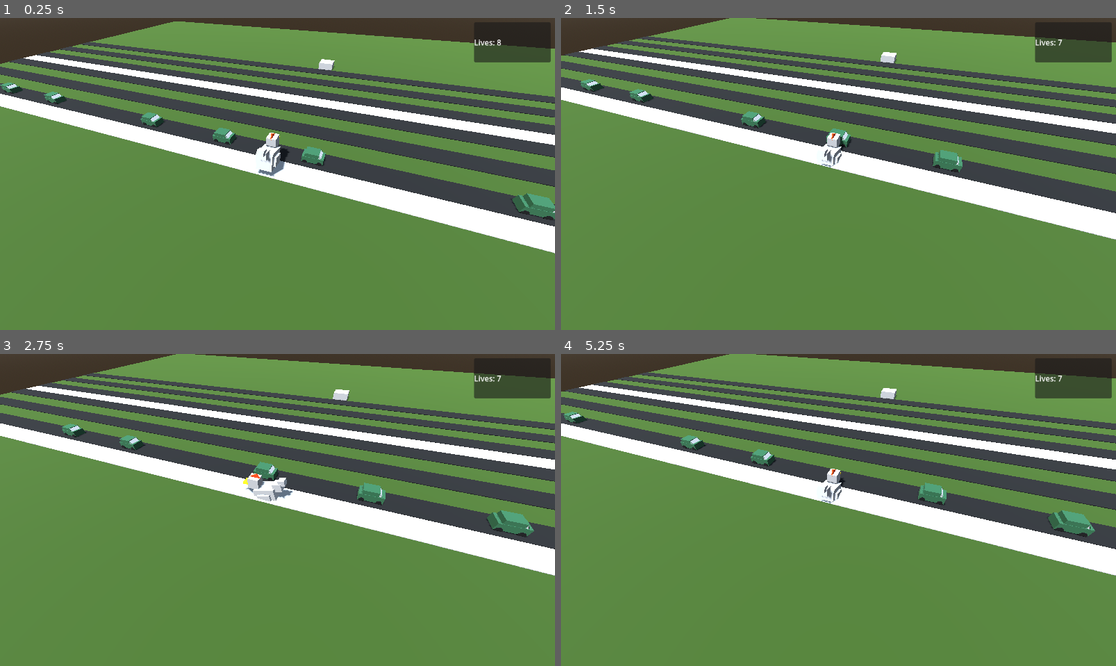
Above: before the commit, frames 1-4 (two rows, left to right).
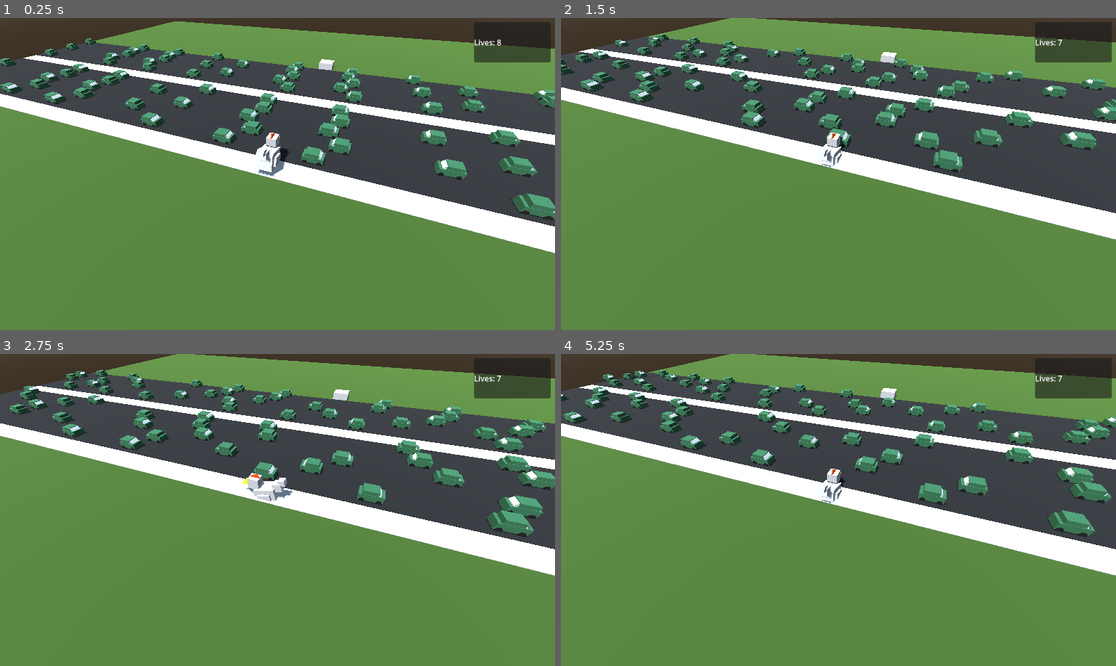
Above: after the commit, the same moments.

Repository: Wyatt-Hart/danger-xing
Game: Godot game, scene res://Main/Main.tscn
Same seed, same stepped clock (60 frames per second), same inputs: the game is played once before the commit and once after it.
Inputs:
- Up to frame 1 (0.25 s): no input
- Up to frame 2 (1.5 s): hold W (move_forward) from 0.53 s (still down)
- Up to frame 3 (2.75 s): release W (move_forward) at 2.03 s; hold A (move_left) from 2.03 s (still down)
- Up to frame 4 (5.25 s): release A (move_left) at 3.53 s; hold S (move_backward) 3.53-4.28 s; hold D (move_right) 4.28-5.03 s; hold W (move_forward) from 5.03 s (still down)

The runs differ from the first frame. In frame 1, 13% of the frame differs, in the area x 0-100%, y 6-60%; in frame 2, 13%; in frame 3, 13%; in frame 4, 13%.

Commit message:
Exposed speed_limit on Lane scene

Diff:
--- a/Code/Chicken/Chicken.gd
+++ b/Code/Chicken/Chicken.gd
@@ -16,22 +16,24 @@
 
 func on_collision(area: Area3D):
 	if area is Goal:
+		respawn()
 		print("Goal!!!!")
 
 	if area is Car:
-		print("Dead :(")
 		killed()
 
 func killed():
 	if lives <= 0:
-		print("GAME OVER!")
 		lives_ui.visible = false
 		gameover_ui.visible = true
 		pass
+	respawn()
+	lives -= 1
+	lives_ui.text = "Lives: " + str(lives)
+
+func respawn():
 	position = Vector3.ZERO
 	mesh.rotation_degrees.y = 0
-	lives -= 1
-	lives_ui.text = "Lives: " + str(lives)
 
 
 func _process(delta: float) -> void:
--- a/Code/Lane/Lane.gd
+++ b/Code/Lane/Lane.gd
@@ -1,6 +1,7 @@
 extends MeshInstance3D
 class_name Lane
 
-var speed_limit = 2.0 # m/s
+@export var speed_limit = 2.0 # m/s
+
 var spawn_point = -25 # X units
 var despawn_point = 25 # X  units
--- a/Code/Main/Main.tscn
+++ b/Code/Main/Main.tscn
@@ -23,11 +23,6 @@
 
 [sub_resource type="BoxMesh" id="BoxMesh_ps1la"]
 
-[sub_resource type="StandardMaterial3D" id="StandardMaterial3D_83ytx"]
-albedo_color = Color(0.076041035, 0.076041035, 0.076041035, 1)
-
-[sub_resource type="BoxMesh" id="BoxMesh_amygn"]
-
 [sub_resource type="BoxMesh" id="BoxMesh_83ytx"]
 size = Vector3(50, 0.13, 1)
 
@@ -79,30 +74,283 @@
 [node name="Car9" parent="Lane" unique_id=1929888406 instance=ExtResource("4_ps1la")]
 transform = Transform3D(1.3113416e-07, 0, 1, 0, 0.9999999, 0, -1, 0, 1.3113416e-07, 16, 0, -8.34465e-07)
 
-[node name="Lane2" type="MeshInstance3D" parent="." unique_id=83908664]
-transform = Transform3D(50, 0, 0, 0, 0.15, 0, 0, 0, 1, 0, 0, 3)
-material_override = SubResource("StandardMaterial3D_83ytx")
-mesh = SubResource("BoxMesh_amygn")
-
-[node name="Lane3" type="MeshInstance3D" parent="." unique_id=548283402]
-transform = Transform3D(50, 0, 0, 0, 0.15, 0, 0, 0, 1, 0, 0, 5)
-material_override = SubResource("StandardMaterial3D_83ytx")
-mesh = SubResource("BoxMesh_amygn")
-
-[node name="Lane4" type="MeshInstance3D" parent="." unique_id=339582056]
-transform = Transform3D(50, 0, 0, 0, 0.15, 0, 0, 0, 1, 0, 0, 7)
-material_override = SubResource("StandardMaterial3D_83ytx")
-mesh = SubResource("BoxMesh_amygn")
-
-[node name="Lane5" type="MeshInstance3D" parent="." unique_id=650879961]
-transform = Transform3D(50, 0, 0, 0, 0.15, 0, 0, 0, 1, 0, 0, 9)
-material_override = SubResource("StandardMaterial3D_83ytx")
-mesh = SubResource("BoxMesh_amygn")
-
-[node name="Lane6" type="MeshInstance3D" parent="." unique_id=1302608050]
-transform = Transform3D(50, 0, 0, 0, 0.15, 0, 0, 0, 1, 0, 0, 11)
-material_override = SubResource("StandardMaterial3D_83ytx")
-mesh = SubResource("BoxMesh_amygn")
+[node name="Lane2" parent="." unique_id=1790249108 instance=ExtResource("3_6aewd")]
+transform = Transform3D(1, 0, 0, 0, 1, 0, 0, 0, 1, 0, 0, 2)
+speed_limit = 2.5
+
+[node name="Car" parent="Lane2" unique_id=104077460 instance=ExtResource("4_ps1la")]
+transform = Transform3D(1.3113416e-07, 0, 1, 0, 0.9999999, 0, -1, 0, 1.3113416e-07, -3, 0, 8.34465e-07)
+
+[node name="Car2" parent="Lane2" unique_id=133663213 instance=ExtResource("4_ps1la")]
+transform = Transform3D(1.3113416e-07, 0, 1, 0, 0.9999999, 0, -1, 0, 1.3113416e-07, -7, 0, 1.1920929e-06)
+
+[node name="Car3" parent="Lane2" unique_id=962117686 instance=ExtResource("4_ps1la")]
+transform = Transform3D(1.3113416e-07, 0, 1, 0, 0.9999999, 0, -1, 0, 1.3113416e-07, -14, 0, 1.847744e-06)
+
+[node name="Car4" parent="Lane2" unique_id=358612562 instance=ExtResource("4_ps1la")]
+transform = Transform3D(1.3113416e-07, 0, 1, 0, 0.9999999, 0, -1, 0, 1.3113416e-07, 12, 0, -4.7683716e-07)
+
+[node name="Car5" parent="Lane2" unique_id=1070686475 instance=ExtResource("4_ps1la")]
+transform = Transform3D(1.3113416e-07, 0, 1, 0, 0.9999999, 0, -1, 0, 1.3113416e-07, 8, 0, -1.1920929e-07)
+
+[node name="Car6" parent="Lane2" unique_id=1220288453 instance=ExtResource("4_ps1la")]
+transform = Transform3D(1.3113416e-07, 0, 1, 0, 0.9999999, 0, -1, 0, 1.3113416e-07, 1, 0, 5.364418e-07)
+
+[node name="Car7" parent="Lane2" unique_id=229323271 instance=ExtResource("4_ps1la")]
+transform = Transform3D(1.3113416e-07, 0, 1, 0, 0.9999999, 0, -1, 0, 1.3113416e-07, -18, 0, 2.1457672e-06)
+
+[node name="Car8" parent="Lane2" unique_id=1037143351 instance=ExtResource("4_ps1la")]
+transform = Transform3D(1.3113416e-07, 0, 1, 0, 0.9999999, 0, -1, 0, 1.3113416e-07, 23, 0, -1.4305115e-06)
+
+[node name="Car9" parent="Lane2" unique_id=916127909 instance=ExtResource("4_ps1la")]
+transform = Transform3D(1.3113416e-07, 0, 1, 0, 0.9999999, 0, -1, 0, 1.3113416e-07, 16, 0, -8.34465e-07)
+
+[node name="Lane3" parent="." unique_id=1490612987 instance=ExtResource("3_6aewd")]
+transform = Transform3D(-1, 0, 8.742278e-08, 0, 1, 0, -8.742278e-08, 0, -1, 0, 0, 3)
+speed_limit = 3.0
+
+[node name="Car" parent="Lane3" unique_id=480880334 instance=ExtResource("4_ps1la")]
+transform = Transform3D(1.3113416e-07, 0, 1, 0, 0.9999999, 0, -1, 0, 1.3113416e-07, -3, 0, 8.34465e-07)
+
+[node name="Car2" parent="Lane3" unique_id=1321970436 instance=ExtResource("4_ps1la")]
+transform = Transform3D(1.3113416e-07, 0, 1, 0, 0.9999999, 0, -1, 0, 1.3113416e-07, -7, 0, 1.1920929e-06)
+
+[node name="Car3" parent="Lane3" unique_id=1445360608 instance=ExtResource("4_ps1la")]
+transform = Transform3D(1.3113416e-07, 0, 1, 0, 0.9999999, 0, -1, 0, 1.3113416e-07, -14, 0, 1.847744e-06)
+
+[node name="Car4" parent="Lane3" unique_id=47695980 instance=ExtResource("4_ps1la")]
+transform = Transform3D(1.3113416e-07, 0, 1, 0, 0.9999999, 0, -1, 0, 1.3113416e-07, 12, 0, -4.7683716e-07)
+
+[node name="Car5" parent="Lane3" unique_id=635061938 instance=ExtResource("4_ps1la")]
+transform = Transform3D(1.3113416e-07, 0, 1, 0, 0.9999999, 0, -1, 0, 1.3113416e-07, 8, 0, -1.1920929e-07)
+
+[node name="Car6" parent="Lane3" unique_id=1972247862 instance=ExtResource("4_ps1la")]
+transform = Transform3D(1.3113416e-07, 0, 1, 0, 0.9999999, 0, -1, 0, 1.3113416e-07, 1, 0, 5.364418e-07)
+
+[node name="Car7" parent="Lane3" unique_id=70758399 instance=ExtResource("4_ps1la")]
+transform = Transform3D(1.3113416e-07, 0, 1, 0, 0.9999999, 0, -1, 0, 1.3113416e-07, -18, 0, 2.1457672e-06)
+
+[node name="Car8" parent="Lane3" unique_id=878168982 instance=ExtResource("4_ps1la")]
+transform = Transform3D(1.3113416e-07, 0, 1, 0, 0.9999999, 0, -1, 0, 1.3113416e-07, 23, 0, -1.4305115e-06)
+
+[node name="Car9" parent="Lane3" unique_id=1936714403 instance=ExtResource("4_ps1la")]
+transform = Transform3D(1.3113416e-07, 0, 1, 0, 0.9999999, 0, -1, 0, 1.3113416e-07, 16, 0, -8.34465e-07)
+
+[node name="Lane4" parent="." unique_id=412211005 instance=ExtResource("3_6aewd")]
+transform = Transform3D(1, 0, -1.7484555e-07, 0, 1, 0, 1.7484555e-07, 0, 1, 0, 0, 4)
+speed_limit = 3.5
+
+[node name="Car" parent="Lane4" unique_id=649849024 instance=ExtResource("4_ps1la")]
+transform = Transform3D(1.3113416e-07, 0, 1, 0, 0.9999999, 0, -1, 0, 1.3113416e-07, -3, 0, 8.34465e-07)
+
+[node name="Car2" parent="Lane4" unique_id=631752960 instance=ExtResource("4_ps1la")]
+transform = Transform3D(1.3113416e-07, 0, 1, 0, 0.9999999, 0, -1, 0, 1.3113416e-07, -7, 0, 1.1920929e-06)
+
+[node name="Car3" parent="Lane4" unique_id=2083570158 instance=ExtResource("4_ps1la")]
+transform = Transform3D(1.3113416e-07, 0, 1, 0, 0.9999999, 0, -1, 0, 1.3113416e-07, -14, 0, 1.847744e-06)
+
+[node name="Car4" parent="Lane4" unique_id=388193990 instance=ExtResource("4_ps1la")]
+transform = Transform3D(1.3113416e-07, 0, 1, 0, 0.9999999, 0, -1, 0, 1.3113416e-07, 12, 0, -4.7683716e-07)
+
+[node name="Car5" parent="Lane4" unique_id=1691695300 instance=ExtResource("4_ps1la")]
+transform = Transform3D(1.3113416e-07, 0, 1, 0, 0.9999999, 0, -1, 0, 1.3113416e-07, 8, 0, -1.1920929e-07)
+
+[node name="Car6" parent="Lane4" unique_id=1220698643 instance=ExtResource("4_ps1la")]
+transform = Transform3D(1.3113416e-07, 0, 1, 0, 0.9999999, 0, -1, 0, 1.3113416e-07, 1, 0, 5.364418e-07)
+
+[node name="Car7" parent="Lane4" unique_id=1392856071 instance=ExtResource("4_ps1la")]
+transform = Transform3D(1.3113416e-07, 0, 1, 0, 0.9999999, 0, -1, 0, 1.3113416e-07, -18, 0, 2.1457672e-06)
+
+[node name="Car8" parent="Lane4" unique_id=1563808727 instance=ExtResource("4_ps1la")]
+transform = Transform3D(1.3113416e-07, 0, 1, 0, 0.9999999, 0, -1, 0, 1.3113416e-07, 23, 0, -1.4305115e-06)
+
+[node name="Car9" parent="Lane4" unique_id=579638063 instance=ExtResource("4_ps1la")]
+transform = Transform3D(1.3113416e-07, 0, 1, 0, 0.9999999, 0, -1, 0, 1.3113416e-07, 16, 0, -8.34465e-07)
+
+[node name="Lane5" parent="." unique_id=950965747 instance=ExtResource("3_6aewd")]
+transform = Transform3D(-1, 0, 8.742278e-08, 0, 1, 0, -8.742278e-08, 0, -1, 0, 0, 5)
+speed_limit = 4.0
+
+[node name="Car" parent="Lane5" unique_id=274775364 instance=ExtResource("4_ps1la")]
+transform = Transform3D(1.3113416e-07, 0, 1, 0, 0.9999999, 0, -1, 0, 1.3113416e-07, -3, 0, 8.34465e-07)
+
+[node name="Car2" parent="Lane5" unique_id=511809631 instance=ExtResource("4_ps1la")]
+transform = Transform3D(1.3113416e-07, 0, 1, 0, 0.9999999, 0, -1, 0, 1.3113416e-07, -7, 0, 1.1920929e-06)
+
+[node name="Car3" parent="Lane5" unique_id=1432809187 instance=ExtResource("4_ps1la")]
+transform = Transform3D(1.3113416e-07, 0, 1, 0, 0.9999999, 0, -1, 0, 1.3113416e-07, -14, 0, 1.847744e-06)
+
+[node name="Car4" parent="Lane5" unique_id=524759080 instance=ExtResource("4_ps1la")]
+transform = Transform3D(1.3113416e-07, 0, 1, 0, 0.9999999, 0, -1, 0, 1.3113416e-07, 12, 0, -4.7683716e-07)
+
+[node name="Car5" parent="Lane5" unique_id=85973397 instance=ExtResource("4_ps1la")]
+transform = Transform3D(1.3113416e-07, 0, 1, 0, 0.9999999, 0, -1, 0, 1.3113416e-07, 8, 0, -1.1920929e-07)
+
+[node name="Car6" parent="Lane5" unique_id=1041611733 instance=ExtResource("4_ps1la")]
+transform = Transform3D(1.3113416e-07, 0, 1, 0, 0.9999999, 0, -1, 0, 1.3113416e-07, 1, 0, 5.364418e-07)
+
+[node name="Car7" parent="Lane5" unique_id=757658219 instance=ExtResource("4_ps1la")]
+transform = Transform3D(1.3113416e-07, 0, 1, 0, 0.9999999, 0, -1, 0, 1.3113416e-07, -18, 0, 2.1457672e-06)
+
+[node name="Car8" parent="Lane5" unique_id=1209371914 instance=ExtResource("4_ps1la")]
+transform = Transform3D(1.3113416e-07, 0, 1, 0, 0.9999999, 0, -1, 0, 1.3113416e-07, 23, 0, -1.4305115e-06)
+
+[node name="Car9" parent="Lane5" unique_id=2068776208 instance=ExtResource("4_ps1la")]
+transform = Transform3D(1.3113416e-07, 0, 1, 0, 0.9999999, 0, -1, 0, 1.3113416e-07, 16, 0, -8.34465e-07)
+
+[node name="Lane6" parent="." unique_id=398356457 instance=ExtResource("3_6aewd")]
+transform = Transform3D(1, 0, -1.7484555e-07, 0, 1, 0, 1.7484555e-07, 0, 1, 0, 0, 7)
+
+[node name="Car" parent="Lane6" unique_id=266276827 instance=ExtResource("4_ps1la")]
+transform = Transform3D(1.3113416e-07, 0, 1, 0, 0.9999999, 0, -1, 0, 1.3113416e-07, -3, 0, 8.34465e-07)
+
+[node name="Car2" parent="Lane6" unique_id=792934574 instance=ExtResource("4_ps1la")]
+transform = Transform3D(1.3113416e-07, 0, 1, 0, 0.9999999, 0, -1, 0, 1.3113416e-07, -7, 0, 1.1920929e-06)
+
+[node name="Car3" parent="Lane6" unique_id=203188483 instance=ExtResource("4_ps1la")]
+transform = Transform3D(1.3113416e-07, 0, 1, 0, 0.9999999, 0, -1, 0, 1.3113416e-07, -14, 0, 1.847744e-06)
+
+[node name="Car4" parent="Lane6" unique_id=1122916825 instance=ExtResource("4_ps1la")]
+transform = Transform3D(1.3113416e-07, 0, 1, 0, 0.9999999, 0, -1, 0, 1.3113416e-07, 12, 0, -4.7683716e-07)
+
+[node name="Car5" parent="Lane6" unique_id=1479948921 instance=ExtResource("4_ps1la")]
+transform = Transform3D(1.3113416e-07, 0, 1, 0, 0.9999999, 0, -1, 0, 1.3113416e-07, 8, 0, -1.1920929e-07)
+
+[node name="Car6" parent="Lane6" unique_id=1023276381 instance=ExtResource("4_ps1la")]
+transform = Transform3D(1.3113416e-07, 0, 1, 0, 0.9999999, 0, -1, 0, 1.3113416e-07, 1, 0, 5.364418e-07)
+
+[node name="Car7" parent="Lane6" unique_id=2040985228 instance=ExtResource("4_ps1la")]
+transform = Transform3D(1.3113416e-07, 0, 1, 0, 0.9999999, 0, -1, 0, 1.3113416e-07, -18, 0, 2.1457672e-06)
+
+[node name="Car8" parent="Lane6" unique_id=274426194 instance=ExtResource("4_ps1la")]
+transform = Transform3D(1.3113416e-07, 0, 1, 0, 0.9999999, 0, -1, 0, 1.3113416e-07, 23, 0, -1.4305115e-06)
+
+[node name="Car9" parent="Lane6" unique_id=357703981 instance=ExtResource("4_ps1la")]
+transform = Transform3D(1.3113416e-07, 0, 1, 0, 0.9999999, 0, -1, 0, 1.3113416e-07, 16, 0, -8.34465e-07)
+
+[node name="Lane7" parent="." unique_id=187892376 instance=ExtResource("3_6aewd")]
+transform = Transform3D(-1, 0, 8.742278e-08, 0, 1, 0, -8.742278e-08, 0, -1, 0, 0, 8)
+speed_limit = 2.5
+
+[node name="Car" parent="Lane7" unique_id=998510 instance=ExtResource("4_ps1la")]
+transform = Transform3D(1.3113416e-07, 0, 1, 0, 0.9999999, 0, -1, 0, 1.3113416e-07, -3, 0, 8.34465e-07)
+
+[node name="Car2" parent="Lane7" unique_id=496779355 instance=ExtResource("4_ps1la")]
+transform = Transform3D(1.3113416e-07, 0, 1, 0, 0.9999999, 0, -1, 0, 1.3113416e-07, -7, 0, 1.1920929e-06)
+
+[node name="Car3" parent="Lane7" unique_id=630301230 instance=ExtResource("4_ps1la")]
+transform = Transform3D(1.3113416e-07, 0, 1, 0, 0.9999999, 0, -1, 0, 1.3113416e-07, -14, 0, 1.847744e-06)
+
+[node name="Car4" parent="Lane7" unique_id=23353878 instance=ExtResource("4_ps1la")]
+transform = Transform3D(1.3113416e-07, 0, 1, 0, 0.9999999, 0, -1, 0, 1.3113416e-07, 12, 0, -4.7683716e-07)
+
+[node name="Car5" parent="Lane7" unique_id=1053024522 instance=ExtResource("4_ps1la")]
+transform = Transform3D(1.3113416e-07, 0, 1, 0, 0.9999999, 0, -1, 0, 1.3113416e-07, 8, 0, -1.1920929e-07)
+
+[node name="Car6" parent="Lane7" unique_id=1523081677 instance=ExtResource("4_ps1la")]
+transform = Transform3D(1.3113416e-07, 0, 1, 0, 0.9999999, 0, -1, 0, 1.3113416e-07, 1, 0, 5.364418e-07)
+
+[node name="Car7" parent="Lane7" unique_id=1602287769 instance=ExtResource("4_ps1la")]
+transform = Transform3D(1.3113416e-07, 0, 1, 0, 0.9999999, 0, -1, 0, 1.3113416e-07, -18, 0, 2.1457672e-06)
+
+[node name="Car8" parent="Lane7" unique_id=1426542986 instance=ExtResource("4_ps1la")]
+transform = Transform3D(1.3113416e-07, 0, 1, 0, 0.9999999, 0, -1, 0, 1.3113416e-07, 23, 0, -1.4305115e-06)
+
+[node name="Car9" parent="Lane7" unique_id=1230155070 instance=ExtResource("4_ps1la")]
+transform = Transform3D(1.3113416e-07, 0, 1, 0, 0.9999999, 0, -1, 0, 1.3113416e-07, 16, 0, -8.34465e-07)
+
+[node name="Lane8" parent="." unique_id=1555467242 instance=ExtResource("3_6aewd")]
+transform = Transform3D(1, 0, -1.7484555e-07, 0, 1, 0, 1.7484555e-07, 0, 1, 0, 0, 9)
+speed_limit = 3.0
+
+[node name="Car" parent="Lane8" unique_id=1373688704 instance=ExtResource("4_ps1la")]
+transform = Transform3D(1.3113416e-07, 0, 1, 0, 0.9999999, 0, -1, 0, 1.3113416e-07, -3, 0, 8.34465e-07)
+
+[node name="Car2" parent="Lane8" unique_id=789685474 instance=ExtResource("4_ps1la")]
+transform = Transform3D(1.3113416e-07, 0, 1, 0, 0.9999999, 0, -1, 0, 1.3113416e-07, -7, 0, 1.1920929e-06)
+
+[node name="Car3" parent="Lane8" unique_id=1115478418 instance=ExtResource("4_ps1la")]
+transform = Transform3D(1.3113416e-07, 0, 1, 0, 0.9999999, 0, -1, 0, 1.3113416e-07, -14, 0, 1.847744e-06)
+
+[node name="Car4" parent="Lane8" unique_id=1865838746 instance=ExtResource("4_ps1la")]
+transform = Transform3D(1.3113416e-07, 0, 1, 0, 0.9999999, 0, -1, 0, 1.3113416e-07, 12, 0, -4.7683716e-07)
+
+[node name="Car5" parent="Lane8" unique_id=1067627588 instance=ExtResource("4_ps1la")]
+transform = Transform3D(1.3113416e-07, 0, 1, 0, 0.9999999, 0, -1, 0, 1.3113416e-07, 8, 0, -1.1920929e-07)
+
+[node name="Car6" parent="Lane8" unique_id=611403698 instance=ExtResource("4_ps1la")]
+transform = Transform3D(1.3113416e-07, 0, 1, 0, 0.9999999, 0, -1, 0, 1.3113416e-07, 1, 0, 5.364418e-07)
+
+[node name="Car7" parent="Lane8" unique_id=1684397307 instance=ExtResource("4_ps1la")]
+transform = Transform3D(1.3113416e-07, 0, 1, 0, 0.9999999, 0, -1, 0, 1.3113416e-07, -18, 0, 2.1457672e-06)
+
+[node name="Car8" parent="Lane8" unique_id=1907278437 instance=ExtResource("4_ps1la")]
+transform = Transform3D(1.3113416e-07, 0, 1, 0, 0.9999999, 0, -1, 0, 1.3113416e-07, 23, 0, -1.4305115e-06)
+
+[node name="Car9" parent="Lane8" unique_id=848737423 instance=ExtResource("4_ps1la")]
+transform = Transform3D(1.3113416e-07, 0, 1, 0, 0.9999999, 0, -1, 0, 1.3113416e-07, 16, 0, -8.34465e-07)
+
+[node name="Lane9" parent="." unique_id=88237400 instance=ExtResource("3_6aewd")]
+transform = Transform3D(-1, 0, 2.6226832e-07, 0, 1, 0, -2.6226832e-07, 0, -1, 0, 0, 10)
+speed_limit = 3.5
+
+[node name="Car" parent="Lane9" unique_id=1247393306 instance=ExtResource("4_ps1la")]
+transform = Transform3D(1.3113416e-07, 0, 1, 0, 0.9999999, 0, -1, 0, 1.3113416e-07, -3, 0, 8.34465e-07)
+
+[node name="Car2" parent="Lane9" unique_id=1255920723 instance=ExtResource("4_ps1la")]
+transform = Transform3D(1.3113416e-07, 0, 1, 0, 0.9999999, 0, -1, 0, 1.3113416e-07, -7, 0, 1.1920929e-06)
+
+[node name="Car3" parent="Lane9" unique_id=848601713 instance=ExtResource("4_ps1la")]
+transform = Transform3D(1.3113416e-07, 0, 1, 0, 0.9999999, 0, -1, 0, 1.3113416e-07, -14, 0, 1.847744e-06)
+
+[node name="Car4" parent="Lane9" unique_id=416336339 instance=ExtResource("4_ps1la")]
+transform = Transform3D(1.3113416e-07, 0, 1, 0, 0.9999999, 0, -1, 0, 1.3113416e-07, 12, 0, -4.7683716e-07)
+
+[node name="Car5" parent="Lane9" unique_id=2088159067 instance=ExtResource("4_ps1la")]
+transform = Transform3D(1.3113416e-07, 0, 1, 0, 0.9999999, 0, -1, 0, 1.3113416e-07, 8, 0, -1.1920929e-07)
+
+[node name="Car6" parent="Lane9" unique_id=1636143923 instance=ExtResource("4_ps1la")]
+transform = Transform3D(1.3113416e-07, 0, 1, 0, 0.9999999, 0, -1, 0, 1.3113416e-07, 1, 0, 5.364418e-07)
+
+[node name="Car7" parent="Lane9" unique_id=969072613 instance=ExtResource("4_ps1la")]
+transform = Transform3D(1.3113416e-07, 0, 1, 0, 0.9999999, 0, -1, 0, 1.3113416e-07, -18, 0, 2.1457672e-06)
+
+[node name="Car8" parent="Lane9" unique_id=1541630666 instance=ExtResource("4_ps1la")]
+transform = Transform3D(1.3113416e-07, 0, 1, 0, 0.9999999, 0, -1, 0, 1.3113416e-07, 23, 0, -1.4305115e-06)
+
+[node name="Car9" parent="Lane9" unique_id=888810136 instance=ExtResource("4_ps1la")]
+transform = Transform3D(1.3113416e-07, 0, 1, 0, 0.9999999, 0, -1, 0, 1.3113416e-07, 16, 0, -8.34465e-07)
+
+[node name="Lane10" parent="." unique_id=28232 instance=ExtResource("3_6aewd")]
+transform = Transform3D(1, 0, -1.7484555e-07, 0, 1, 0, 1.7484555e-07, 0, 1, 0, 0, 11)
+speed_limit = 4.0
+
+[node name="Car" parent="Lane10" unique_id=29795784 instance=ExtResource("4_ps1la")]
+transform = Transform3D(1.3113416e-07, 0, 1, 0, 0.9999999, 0, -1, 0, 1.3113416e-07, -3, 0, 8.34465e-07)
+
+[node name="Car2" parent="Lane10" unique_id=772648985 instance=ExtResource("4_ps1la")]
+transform = Transform3D(1.3113416e-07, 0, 1, 0, 0.9999999, 0, -1, 0, 1.3113416e-07, -7, 0, 1.1920929e-06)
+
+[node name="Car3" parent="Lane10" unique_id=1150256254 instance=ExtResource("4_ps1la")]
+transform = Transform3D(1.3113416e-07, 0, 1, 0, 0.9999999, 0, -1, 0, 1.3113416e-07, -14, 0, 1.847744e-06)
+
+[node name="Car4" parent="Lane10" unique_id=592803614 instance=ExtResource("4_ps1la")]
+transform = Transform3D(1.3113416e-07, 0, 1, 0, 0.9999999, 0, -1, 0, 1.3113416e-07, 12, 0, -4.7683716e-07)
+
+[node name="Car5" parent="Lane10" unique_id=1800524177 instance=ExtResource("4_ps1la")]
+transform = Transform3D(1.3113416e-07, 0, 1, 0, 0.9999999, 0, -1, 0, 1.3113416e-07, 8, 0, -1.1920929e-07)
+
+[node name="Car6" parent="Lane10" unique_id=2566355 instance=ExtResource("4_ps1la")]
+transform = Transform3D(1.3113416e-07, 0, 1, 0, 0.9999999, 0, -1, 0, 1.3113416e-07, 1, 0, 5.364418e-07)
+
+[node name="Car7" parent="Lane10" unique_id=1009585272 instance=ExtResource("4_ps1la")]
+transform = Transform3D(1.3113416e-07, 0, 1, 0, 0.9999999, 0, -1, 0, 1.3113416e-07, -18, 0, 2.1457672e-06)
+
+[node name="Car8" parent="Lane10" unique_id=798687917 instance=ExtResource("4_ps1la")]
+transform = Transform3D(1.3113416e-07, 0, 1, 0, 0.9999999, 0, -1, 0, 1.3113416e-07, 23, 0, -1.4305115e-06)
+
+[node name="Car9" parent="Lane10" unique_id=1560418843 instance=ExtResource("4_ps1la")]
+transform = Transform3D(1.3113416e-07, 0, 1, 0, 0.9999999, 0, -1, 0, 1.3113416e-07, 16, 0, -8.34465e-07)
 
 [node name="SafeZone" type="MeshInstance3D" parent="." unique_id=2004212714]
 mesh = SubResource("BoxMesh_83ytx")
